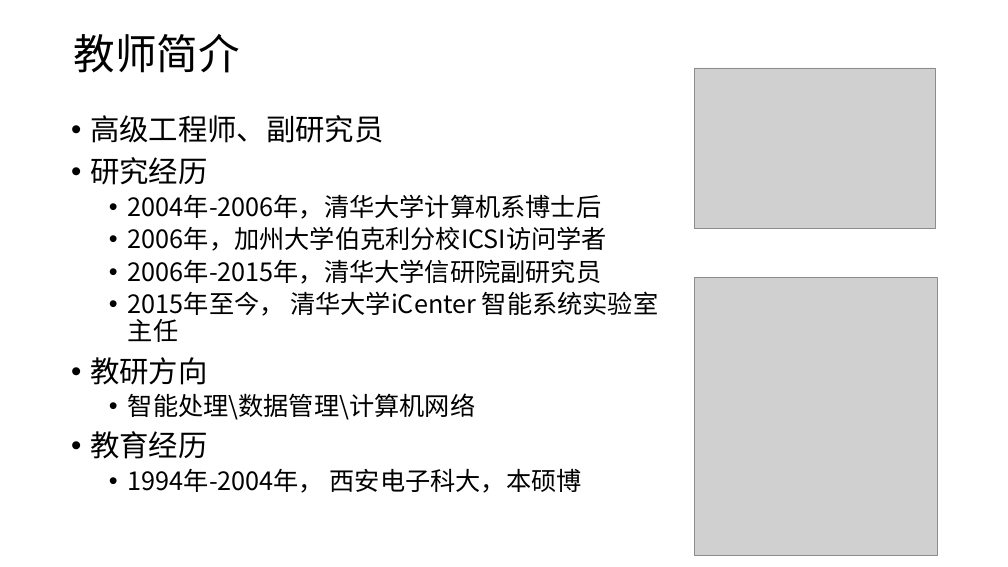
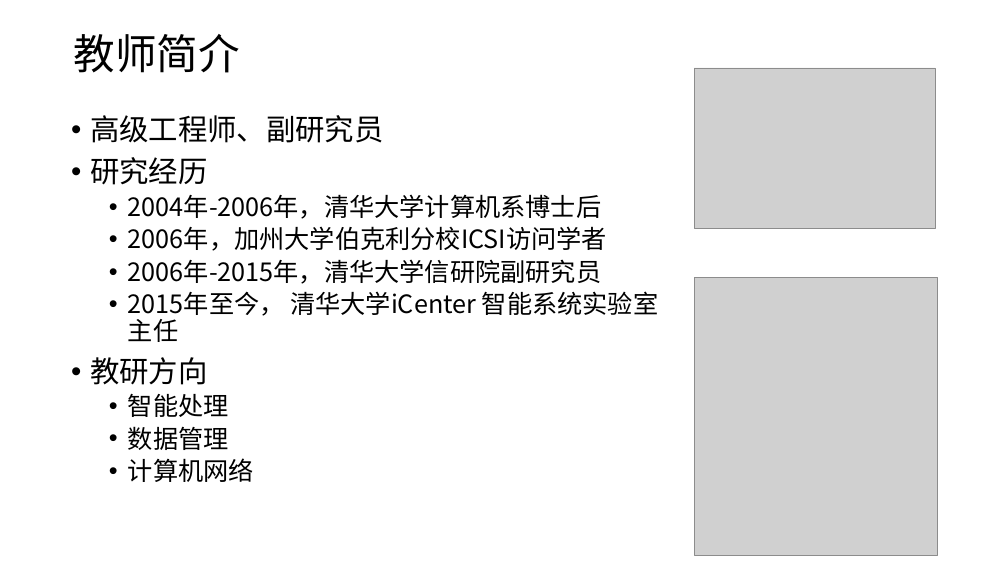
Before and after one commit to saturn-lab/learn-TensorFlow, a slide deck: slide 1 of about_me.pptx. Drawn at 1008x567 pixels with LibreOffice and Linux fonts; fonts in the diff are those of the drawing; grey boxes stand for pictures. Boxes give left, top, right and bottom in pixels: in the first picture for what was removed or moved away, otherwise in the second. Text is boxed around its words. In the diff, an @@ line names an element or a change of style, - is before the commit and + after.

Commit message:
update the slides.

```diff
--- a/about_me.pptx
+++ b/about_me.pptx
@@ text at box(128, 394, 254, 482): text changed @@
-  • 智能处理\数据管理\计算机网络
-• 教育经历
-  • 1994年-2004年， 西安电子科大，本硕博
+  • 智能处理
+  • 数据管理
+  • 计算机网络
```
Also in this commit, not shown: 3 other files.
